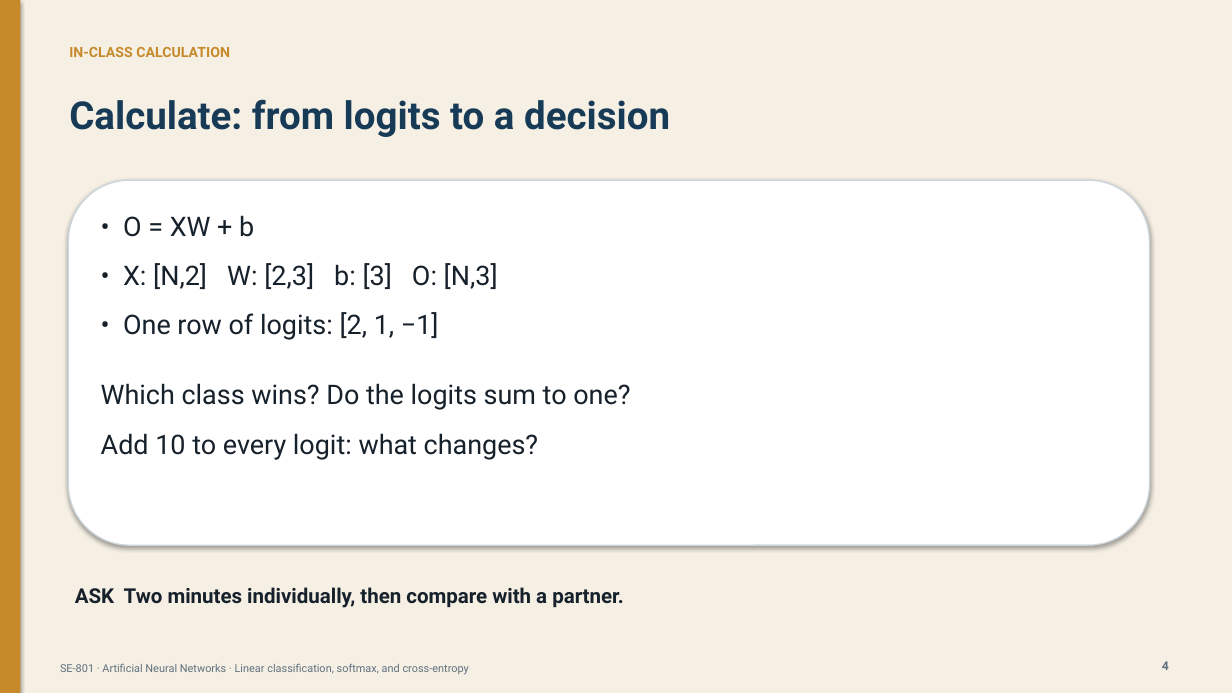
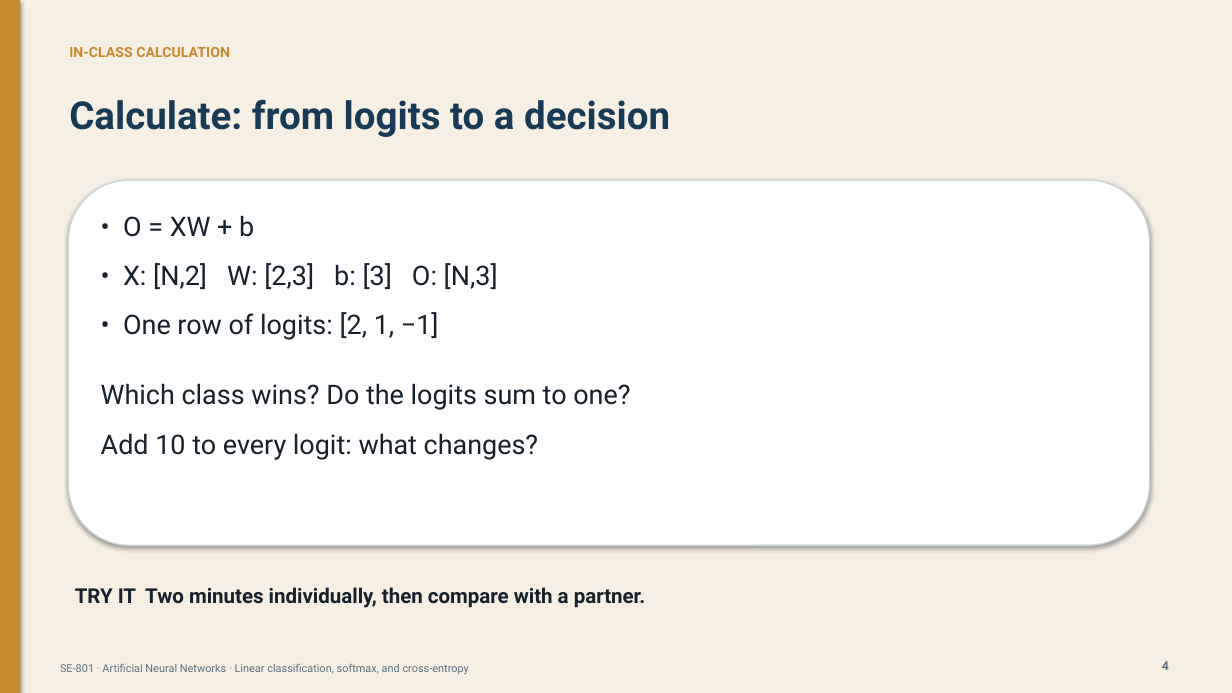
Before and after one commit to DrFarrukh/teaching, a slide deck: slide 4 of courses/artificial-neural-networks/lectures/lecture-04/slides.pptx. Drawn at 1232x693 pixels with LibreOffice and Linux fonts; fonts in the diff are those of the drawing. Boxes give left, top, right and bottom in pixels: in the first picture for what was removed or moved away, otherwise in the second. Text is boxed around its words. In the diff, an @@ line names an element or a change of style, - is before the commit and + after.

```diff
--- a/courses/artificial-neural-networks/lectures/lecture-04/slides.pptx
+++ b/courses/artificial-neural-networks/lectures/lecture-04/slides.pptx
@@ text at [75,587,646,608]: text changed @@
-ASK Two minutes individually, then compare with a partner.
+TRY IT Two minutes individually, then compare with a partner.
```
Also in this commit, not shown: 7 other slides changed.
